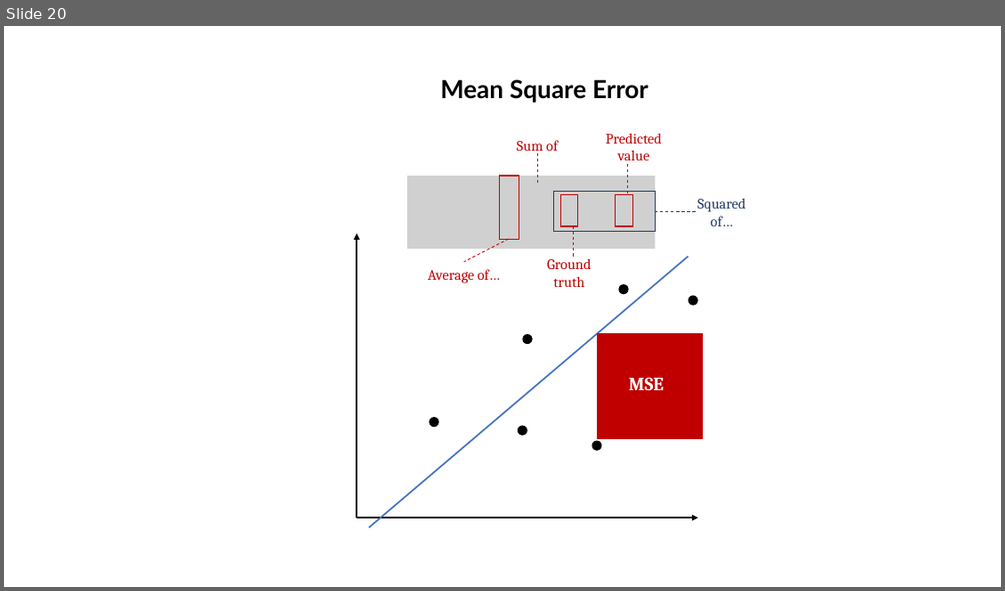
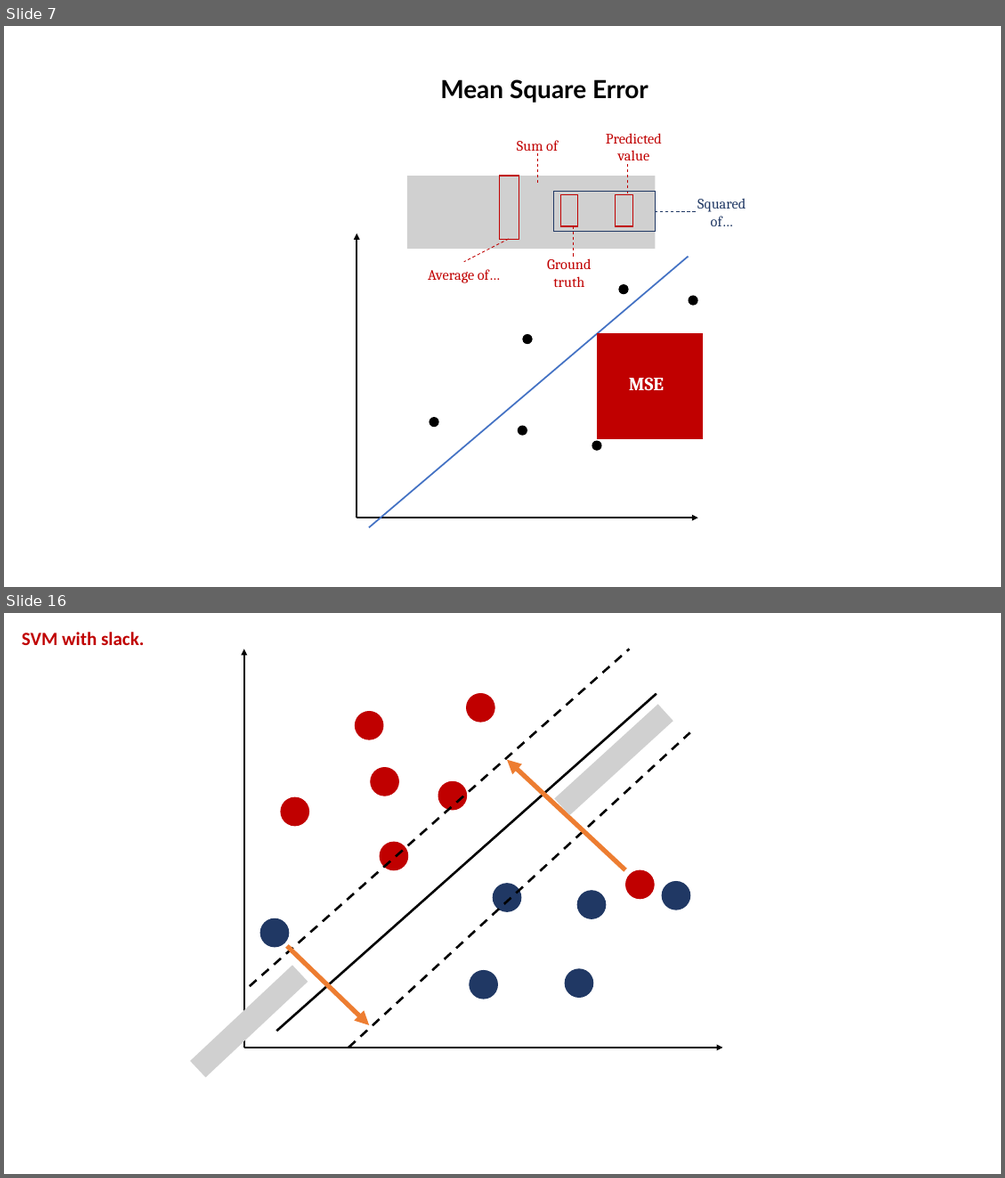
Before and after one commit to obifarin/machine-learning.ainotes, a slide deck: datasets/random_forest/illustrations.pptx. Shown one above the other, each under a label of ours: slide 20 before the commit, slides 7 and 16 after it; the slides between them are not shown. The pictures are 1005x591 and 1005x1178 pixels, drawn with LibreOffice and Linux fonts; fonts in the diff are those of the drawing; grey boxes stand for pictures. Boxes give left, top, right and bottom in pixels: in the first picture for what was removed or moved away, otherwise in the second. Text is boxed around its words. In the diff, an @@ line names an element or a change of style, - is before the commit and + after.

```diff
--- a/datasets/random_forest/illustrations.pptx
+++ b/datasets/random_forest/illustrations.pptx
@@ slide 16 added at (x1=4, y1=613, x2=1001, y2=1174), background #FFFFFF @@
@@ text added at (x1=22, y1=632, x2=144, y2=645), 18 pt, text #C00000, bold @@
+SVM with slack.
@@ line added from (250, 986) to (629, 649), #000000 2.25 pt dashed @@
@@ line added from (277, 1031) to (656, 694), #000000 2.25 pt @@
@@ picture added at (x1=555, y1=704, x2=673, y2=815) @@
@@ line added from (348, 1047) to (690, 732), #000000 2.25 pt dashed @@
@@ arrow added from (625, 870) to (507, 760), #ED7D31 4.5 pt @@
@@ group added at (x1=244, y1=649, x2=722, y2=1047): 11 ellipses, 2 arrows @@
@@ ellipse added at (x1=626, y1=870, x2=655, y2=899), fill #C00000, outline #C00000 1 pt @@
@@ ellipse added at (x1=260, y1=919, x2=289, y2=948), fill #203864, outline #203864 1 pt @@
@@ arrow added from (287, 946) to (369, 1025), #ED7D31 4.5 pt @@
@@ picture added at (x1=190, y1=965, x2=307, y2=1078) @@
@@ what was slide 20 is now slide 7 @@
```
Also in this commit, not shown: 9 slides changed, 2 other slides added, 1 slide removed, 2 other files.
